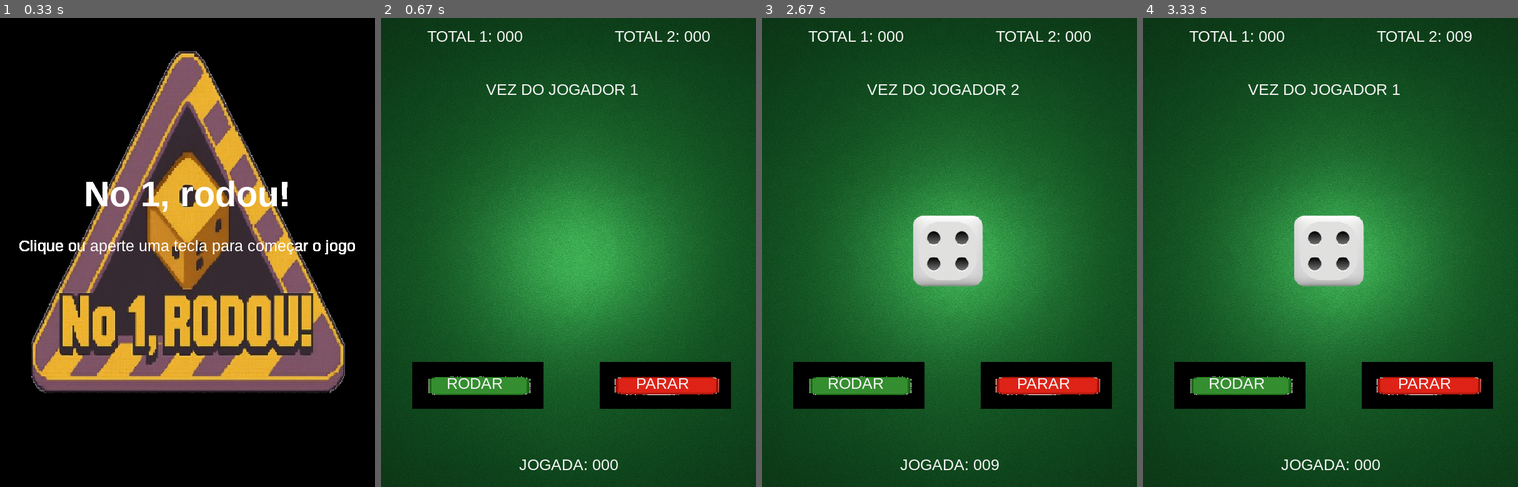
Above: before the commit, frames 1-4 (left to right).
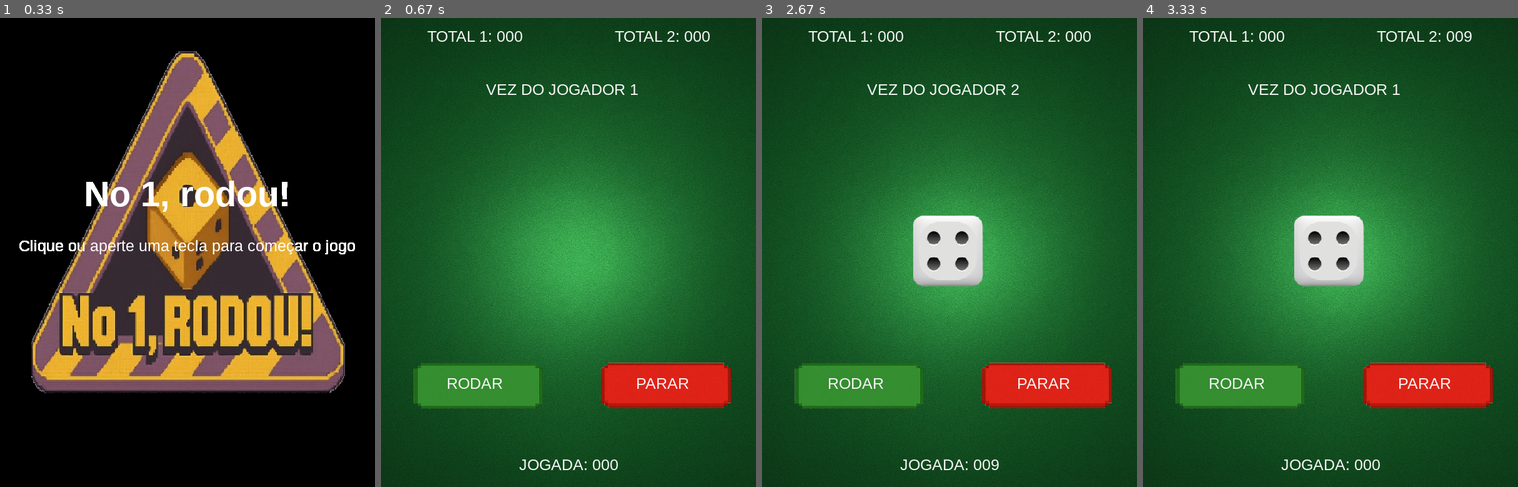
Above: after the commit, the same moments.

Repository: mariafbmorales/PyGame
Game: pygame game, started from jogo.py
The game is run twice, just before and just after one commit, with the same random seed, the same clock (stepped at 60 frames per second) and the same inputs.
Inputs (mouse positions are in pixels of both pictures, inside the frame that each line leads up to):
- Up to frame 1 (0.33 s): no input
- Up to frame 2 (0.67 s): click (568, 252) at 0.38 s
- Up to frame 3 (2.67 s): click "PARAR" at 0.72 s; click (833, 360) at 1.05 s; click "RODAR" at 1.88 s
- Up to frame 4 (3.33 s): click (1461, 374) at 3.05 s

Frame 1 is identical in both runs. In frame 2, 5.3% of the frame differs, in the area x 8-94%, y 73-84%; in frame 3, 5.3%; in frame 4, 5.3%.

Commit message:
imagens rodar e parar

Diff:
--- a/jogo.py
+++ b/jogo.py
@@ -69,9 +69,9 @@
 fundo = pygame.image.load('assets/img/teladefundo.png').convert() #Imagem de fundo gerada pelo ChatGPT
 fundo = pygame.transform.scale(fundo, (WIDTH, HEIGHT))
 
-botaoverde = pygame.image.load('assets/img/botaoverde-removebg-preview.png').convert()
+botaoverde = pygame.image.load('assets/img/botaoverde.png').convert_alpha()
 botaoverde = pygame.transform.scale(botaoverde, (210, 75))
-botaovermelho = pygame.image.load('assets/img/botaovermelho-removebg-preview.png').convert()
+botaovermelho = pygame.image.load('assets/img/botaovermelho.png').convert_alpha()
 botaovermelho = pygame.transform.scale(botaovermelho, (210, 75))
 
 DADO_WIDTH = 125
@@ -220,7 +220,7 @@
 
     #Desenhando botões
     cor_verde = (0, 255, 0)
-    pygame.draw.rect(window, cor_verde, ret_verde)
+    # pygame.draw.rect(window, cor_verde, ret_verde)
     window.blit(botaoverde, (50, 550))
     rodar = font.render('RODAR', True, (244, 244, 244))
     text_rect = rodar.get_rect()
@@ -228,7 +228,7 @@
     window.blit(rodar, text_rect)
 
     cor_vermelha = (255, 0, 0)
-    pygame.draw.rect(window, cor_vermelha, ret_vermelho)
+    # pygame.draw.rect(window, cor_vermelha, ret_vermelho)
     window.blit(botaovermelho, (350, 550))
     parar = font.render('PARAR', True, (244, 244, 244))
     text_rect = parar.get_rect()
Binary file added: assets/img/botaoverde.png
Binary file added: assets/img/botaovermelho.png
